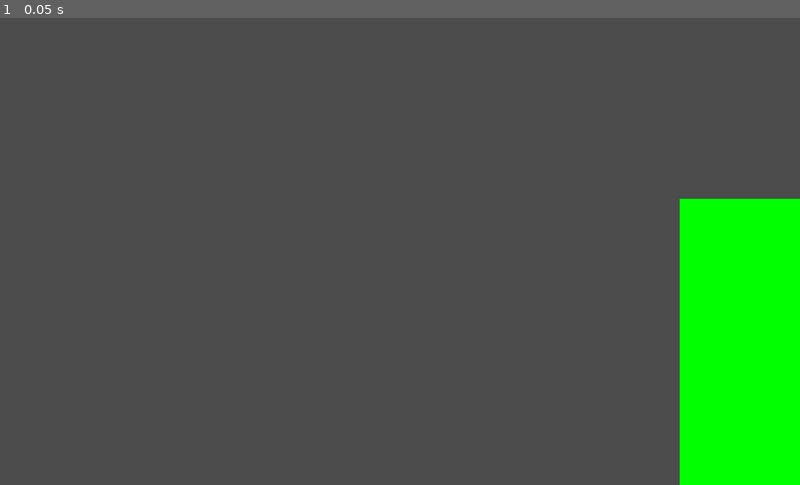
Above: before the commit, frame 1.
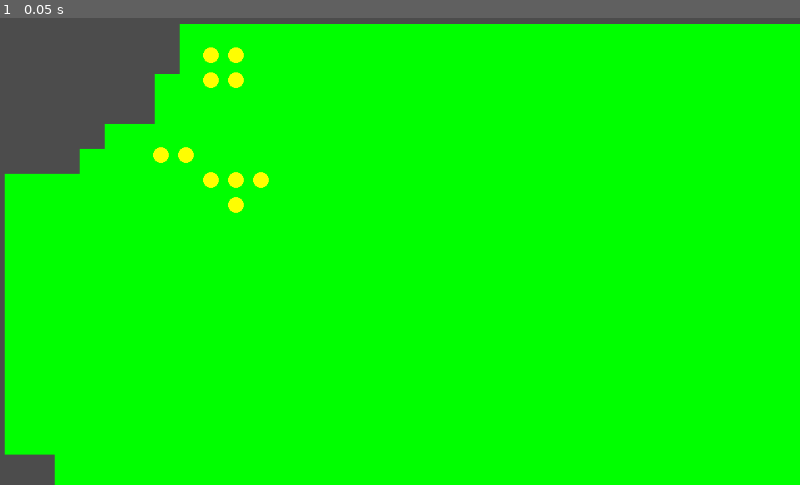
Above: after the commit, the same moment.

Repository: umbra-imafua/chem_trial
Game: Godot game, scene res://game.tscn
The game is run twice, just before and just after one commit, with the same random seed, the same clock (stepped at 60 frames per second) and the same inputs.
Inputs:
- Up to frame 1 (0.05 s): no input

The runs differ from the first frame. In frame 1, 83% of the frame differs, in the area x 0-100%, y 1-100%.

Commit message:
i did think i only changed the bits that needed to be changed

Diff:
--- a/game.gd
+++ b/game.gd
@@ -2,7 +2,6 @@
 
 var frame = 0
 ##################################
-var seedint = randi()
 var map = []
 #         0=ocean,1=land,2=mountain
 ##################################
@@ -11,13 +10,14 @@
 
 # Called when the node enters the scene tree for the first time.
 func _ready():
+	randomize()
 	mapgen()
 
 func mapgen():
 	map.clear()
 
 	var noise = OpenSimplexNoise.new()
-	noise.seed = seedint
+	noise.seed = randi()
 	noise.octaves = 4
 	noise.period = 20.0
 	noise.persistence = 0.8
@@ -36,7 +36,6 @@
 func _process(_delta):
 	frame+=1
 	if frame%60==0:
-		seedint = randi()
 		mapgen()
 
 
